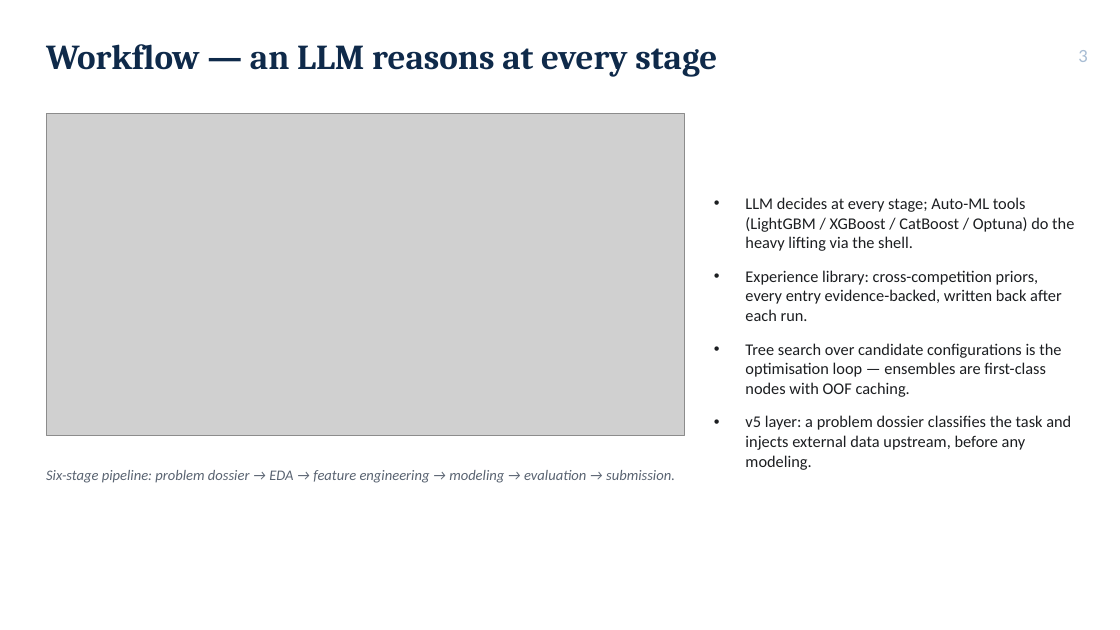
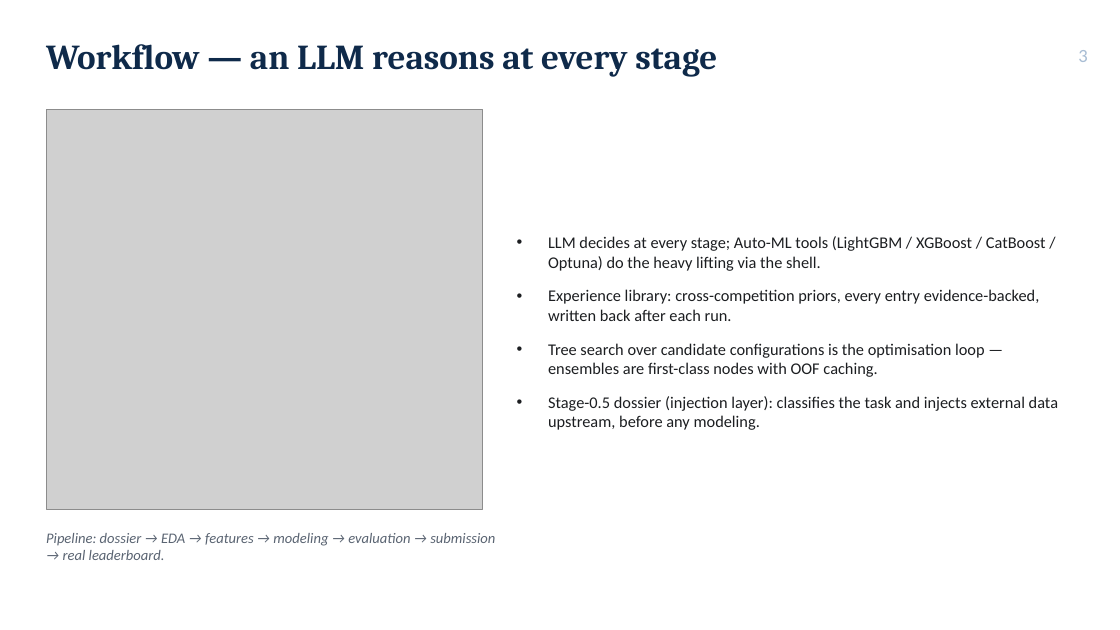
Before and after one commit to 930731haohao-afk/kaggle-agent, a slide deck: slide 3 of docs/presentation/slides_4min.pptx. Drawn at 1120x630 pixels with LibreOffice and Linux fonts; fonts in the diff are those of the drawing; grey boxes stand for pictures. Boxes give left, top, right and bottom in pixels: in the first picture for what was removed or moved away, otherwise in the second. Text is boxed around its words. In the diff, an @@ line names an element or a change of style, - is before the commit and + after.

```diff
--- a/docs/presentation/slides_4min.pptx
+++ b/docs/presentation/slides_4min.pptx
@@ picture: place and size @@
-picture at box(46, 113, 685, 436)
+picture at box(46, 109, 483, 509)
@@ text "LLM decides at every stage; ...": place and size @@
-text "LLM decides at every stage; ..." at box(745, 197, 1074, 470)
+text "LLM decides at every stage; ..." at box(548, 236, 1058, 430)
@@ text at box(548, 396, 1058, 430): text changed @@
-• v5 layer: a problem dossier classifies the task and injects external data upstream, before any modeling.
+• Stage-0.5 dossier (injection layer): classifies the task and injects external data upstream, before any modeling.
@@ text at box(46, 533, 495, 560): text changed @@
-Six-stage pipeline: problem dossier → EDA → feature engineering → modeling → evaluation → submission.
+Pipeline: dossier → EDA → features → modeling → evaluation → submission → real leaderboard.
```
Also in this commit, not shown: 5 other slides changed, 14 other files.
